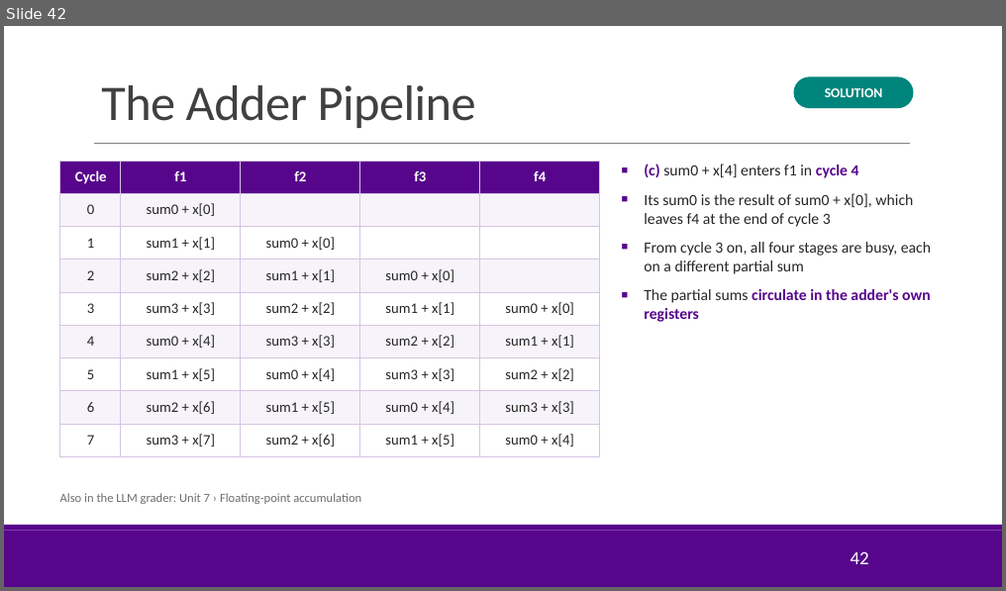
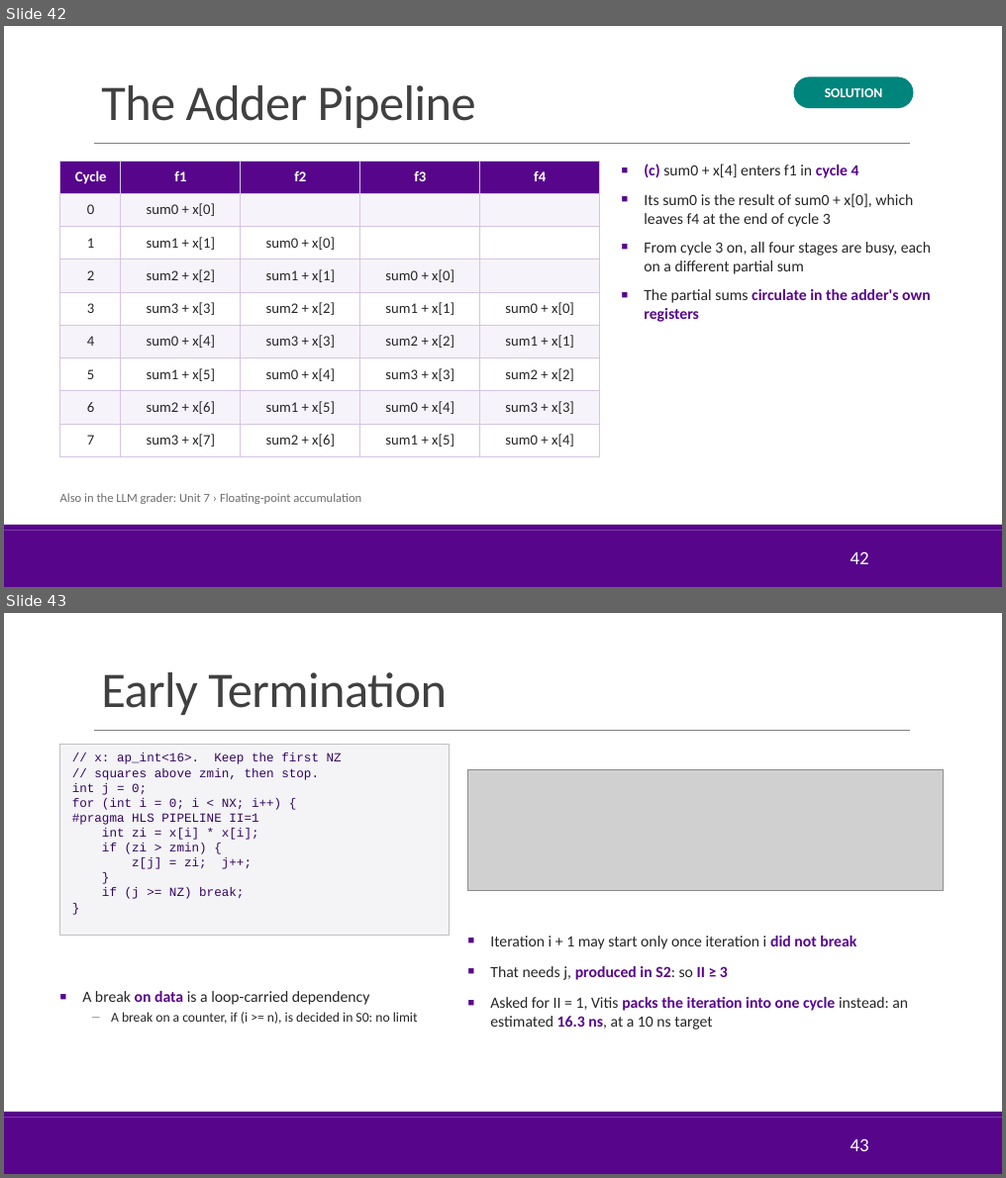
Before and after one commit to sdrangan/hwdesign, a slide deck: units/unit07_loopopt/loopopt.pptx. Shown one above the other, each under a label of ours: slide 42 before the commit, slides 42 and 43 after it. The pictures are 1006x591 and 1006x1178 pixels, drawn with LibreOffice and Linux fonts; fonts in the diff are those of the drawing; grey boxes stand for pictures; background and template pictures are left out. Boxes give left, top, right and bottom in pixels: in the first picture for what was removed or moved away, otherwise in the second. Text is boxed around its words. In the diff, an @@ line names an element or a change of style, - is before the commit and + after.

```diff
--- a/units/unit07_loopopt/loopopt.pptx
+++ b/units/unit07_loopopt/loopopt.pptx
@@ slide 43 added at (x1=4, y1=613, x2=1002, y2=1174), background #FFFFFF; not listed: 3 template elements that a slide beside it also shows @@
@@ title added at (x1=101, y1=672, x2=447, y2=715), 48 pt, text #404040 @@
+Early Termination
@@ rectangle added at (x1=60, y1=744, x2=450, y2=936), fill #F4F4F7, outline #BFBFBF 0.75 pt, 12 pt, text #330662 @@
+// x: ap_int<16>. Keep the first NZ
+// squares above zmin, then stop.
+int j = 0;
+for (int i = 0; i < NX; i++) {
+#pragma HLS PIPELINE II=1
+int zi = x[i] * x[i];
+if (zi > zmin) {
+z[j] = zi; j++;
+}
+if (j >= NZ) break;
+}
@@ picture added at (x1=468, y1=769, x2=944, y2=891) @@
@@ text added at (x1=490, y1=936, x2=908, y2=1030), 15 pt, text #262626 @@
+■ Iteration i + 1 may start only once iteration i did not break
+■ That needs j, produced in S2: so II ≥ 3
+■ Asked for II = 1, Vitis packs the iteration into one cycle instead: an estimated 16.3 ns, at a 10 ns target
@@ text added at (x1=82, y1=991, x2=418, y2=1024), 13 pt, text #262626 @@
+■ A break on data is a loop-carried dependency
+– A break on a counter, if (i >= n), is decided in S0: no limit
@@ page number added at (x1=850, y1=1139, x2=869, y2=1152), 18 pt, text #FFFFFF @@
+43
```
Also in this commit, not shown: 3 other slides added, 7 other files.
